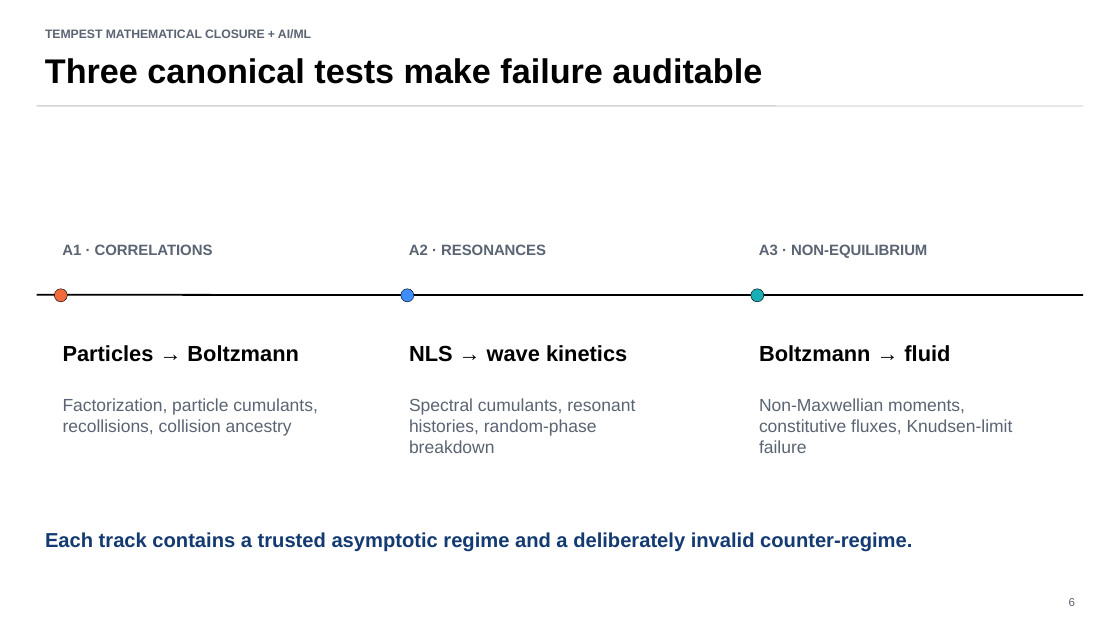
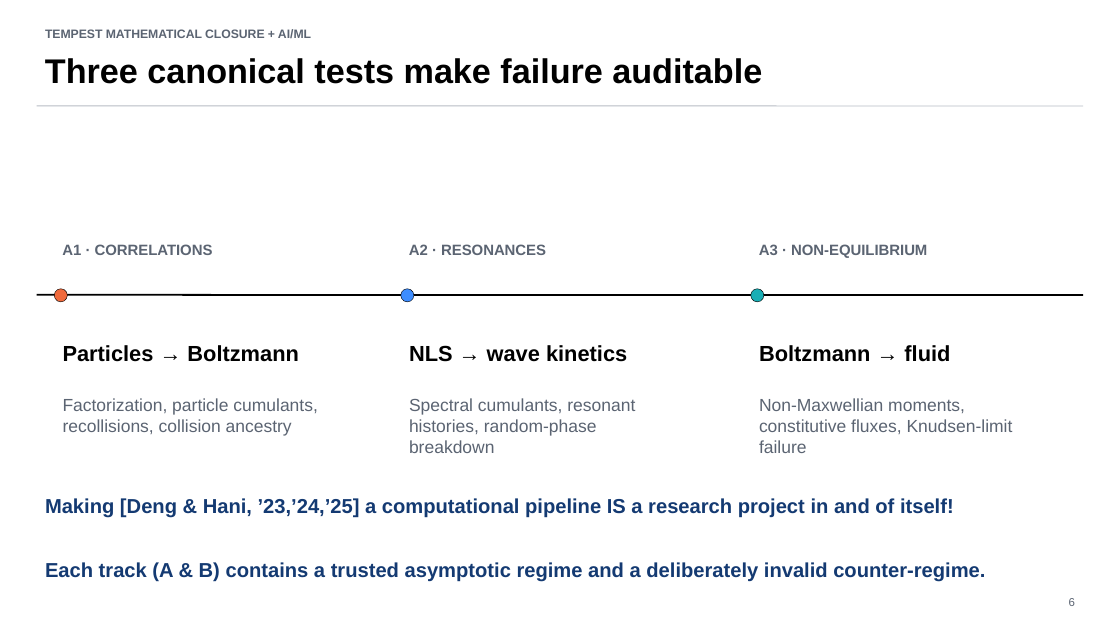
Before and after one commit to annacgilbert/TEMPEST-model-bake-off, a slide deck: slide 6 of docs/presentations/TEMPEST_closure_models_full_talk.pptx. Drawn at 1120x630 pixels with LibreOffice and Linux fonts; fonts in the diff are those of the drawing. Boxes give left, top, right and bottom in pixels: in the first picture for what was removed or moved away, otherwise in the second. Text is boxed around its words. In the diff, an @@ line names an element or a change of style, - is before the commit and + after.

```diff
--- a/docs/presentations/TEMPEST_closure_models_full_talk.pptx
+++ b/docs/presentations/TEMPEST_closure_models_full_talk.pptx
@@ text added at <box>45,498,954,518</box>, 17.2 pt, text #143A72, bold @@
+Making [Deng & Hani, ’23,’24,’25] a computational pipeline IS a research project in and of itself!
@@ text at <box>45,562,985,582</box>: text changed @@
-Each track contains a trusted asymptotic regime and a deliberately invalid counter-regime.
+Each track (A & B) contains a trusted asymptotic regime and a deliberately invalid counter-regime.
```
Also in this commit, not shown: 18 other slides changed, 1 slide added, 3 slides removed, 6 other files.
